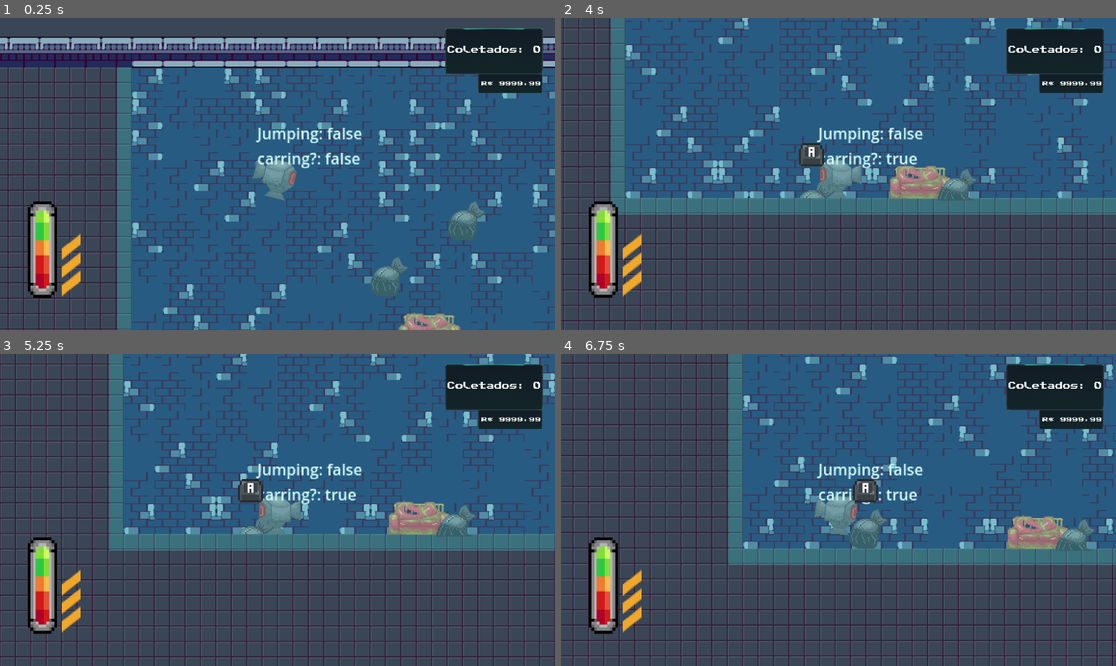
Above: before the commit, frames 1-4 (two rows, left to right).
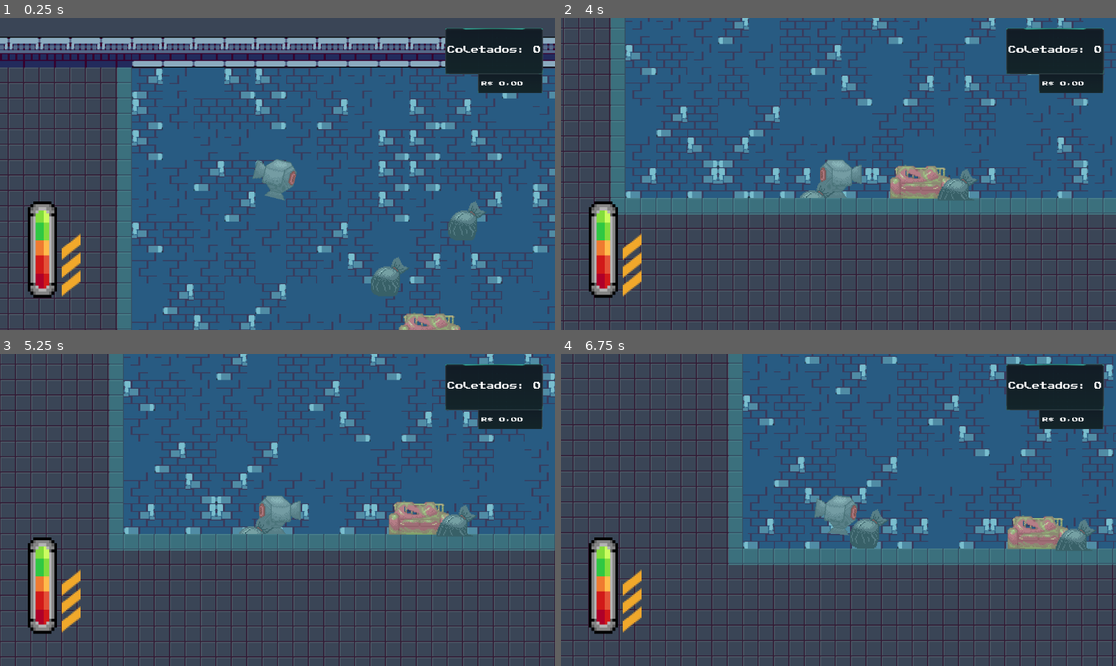
Above: after the commit, the same moments.

Repository: Jaete/Cleangoon
Game: Godot game, scene res://TSCN/Levels/tutorial_level.tscn
Two runs of this game, one before a commit and one after it. Both use one fixed random seed, a clock stepped at 60 frames per second and the inputs below.
Inputs:
- Up to frame 1 (0.25 s): no input
- Up to frame 2 (4 s): tap Enter at 0.5 s; hold Right (Move_Right) 0.53-1.28 s; tap A (Interact) at 0.6, 1.55, 2.1, 3.05, 3.6 s; hold Left (Move_Left) 1.28-2.03 s; tap Shift (Boost) at 1.35 s; hold Right (Move_Right) 2.03-3.53 s; tap Space (Rise) at 2.85, 3.5 s; hold Left (Move_Left) from 3.53 s (still down)
- Up to frame 3 (5.25 s): keep holding Left (Move_Left); tap Shift (Boost) at 4.35 s; tap A (Interact) at 4.55, 5.1 s
- Up to frame 4 (6.75 s): release Left (Move_Left) at 5.78 s; hold Right (Move_Right) from 5.78 s (still down); tap Space (Rise) at 5.85 s; tap A (Interact) at 6.05, 6.6 s; tap Enter at 6.5 s

The runs differ from the first frame. In frame 1, 0.8% of the frame differs, in the area x 46-98%, y 20-49%; in frame 2, 1.0%, in the area x 42-98%, y 20-49%; in frame 3, 1.0%; in frame 4, 1.0%.
Error before the commit: Cannot call method 'set_name' on a null value. (res://Scripts/TrashCollector/TrashCollector.gd:56)
Error after the commit: Cannot call method 'set_name' on a null value. (res://Scripts/TrashCollector/TrashCollector.gd:66)

Commit message:
finish core trash system

Diff:
--- a/Resources/PlayerData/PlayerData.gd
+++ b/Resources/PlayerData/PlayerData.gd
@@ -12,7 +12,8 @@
 var trash_collected: int = 0
 var current_upgrades: Array[int] = []
 
-func add_money():
+func add_money(quantity: int):
+	money += quantity
 	pass
 
 func remove_money(quantity: int):
--- a/Scripts/Player/Player.gd
+++ b/Scripts/Player/Player.gd
@@ -3,6 +3,7 @@
 
 signal player_grabbed_trash()
 signal player_released_trash()
+signal player_delivered_trash()
 
 @export_category("Physics Movement")
 @export var physics: PlayerPhysics
@@ -16,6 +17,7 @@
 
 var carrying_trash: bool = false
 var trash_carried: Trash
+var about_to_deliver: bool
 
 func _ready():
 	mass = 0.5
@@ -24,17 +26,27 @@
 func _physics_process(delta):
 	controller.get_input()
 	animation.check_direction(self, sprite)
-	physics.move(self, controller.is_boosting, controller.horizonal_movement, controller.vertical_movement)
+	handle_physics()
+	rotate_player()
+	check_for_actions()
+	pass
+
+func rotate_player():
 	if controller.vertical_movement < 0:
 		animation.rise(sprite)
 	elif controller.vertical_movement > 0 && linear_velocity.y > 0:
 		animation.fall(sprite)
 	else:
 		animation.align(sprite)
+
+func handle_physics():
+	physics.move(self, controller.is_boosting, controller.horizonal_movement, controller.vertical_movement)
 	if controller.is_stopped() && abs(linear_velocity.x) >= 0.1 && get_contact_count() > 0:
 		sleeping = true
 	else:
 		sleeping = false
+
+func check_for_actions():
 	if controller.input_action == controller.GRAB && carrying_trash:
 		carrying_trash = false
 		player_released_trash.emit(trash_carried)
@@ -42,8 +54,8 @@
 		player_grabbed_trash.emit()
 		carrying_trash = true
 		controller.get_input()
-
-	pass
+	if about_to_deliver && controller.input_action == controller.GRAB:
+		player_delivered_trash.emit(self)
 
 func _process(delta):
 	pass
--- a/Scripts/Trash/Trash.gd
+++ b/Scripts/Trash/Trash.gd
@@ -30,6 +30,9 @@
 		else:
 			global_position.x += 28
 		global_position.y += 28
+		var button: Sprite2D = get_node("UI_Interact_Button")
+		if button != null:
+			button.set_visible(false)
 
 func _on_body_entered(body):
 	if body is TileMap:
--- a/Scripts/TrashCollector/TrashCollector.gd
+++ b/Scripts/TrashCollector/TrashCollector.gd
@@ -1,7 +1,5 @@
-class_name TrashCollector
+class_name TrashManager
 extends Node
-
-signal player_released_trash()
 
 @onready var ui: CanvasLayer = get_node("/root/Ui")
 @onready var player: Player = get_node("/root/Player_")
@@ -14,9 +12,12 @@
 var button_ui: Sprite2D
 var control: Control
 
+var collected_trash_on_level: int = 0
+
 func _ready():
 	player.player_grabbed_trash.connect(grab_trash)
 	player.player_released_trash.connect(release_trash)
+	player.player_delivered_trash.connect(deliver_trash)
 	trashes_nodes = get_tree().get_nodes_in_group("Trash")
 	for trash in trashes_nodes:
 		current_trash_active = trash
@@ -25,7 +26,13 @@
 		current_trash_active.player_dropped_trash.connect(release_trash)
 	current_trash_active = null
 	control = ui.get_child(0)
+	set_deliver_point()
 	pass
+
+func set_deliver_point():
+	var deliver_point: DeliverPoint = get_node("/root/Level/DeliverPoint")
+	deliver_point.player_entered_point.connect(set_possible_delivery)
+	deliver_point.player_left_point.connect(set_possible_delivery)
 
 func start_interaction_ui(trash: Trash):
 	if current_trash_active == null:
@@ -50,7 +57,10 @@
 			interactable_trashes.clear()
 			show_ui(current_trash_active)
 	else:
+		if is_instance_valid(button_ui):
+			button_ui.queue_free()
 		interactable_trashes.erase(trash)
+	pass
 
 func grab_trash():
 	current_trash_active.set_name("Grabbed_Trash")
@@ -70,5 +80,19 @@
 	trash.call_deferred("reparent", level)
 	pass
 
-func _process(delta):
+func set_possible_delivery(player: Player, action: String):
+	if player.carrying_trash && action == "Entering":
+		button_ui = pick_trash_button.instantiate()
+		player.add_child(button_ui)
+		button_ui.global_position.y -= 48
+		player.about_to_deliver = true
+	elif action == "Leaving":
+		player.about_to_deliver = false
+		player.get_node("UI_Interact_Button").queue_free()
 	pass
+
+func deliver_trash(player: Player):
+	player.data.money += player.trash_carried.trash_data.reward_money
+	player.trash_carried.queue_free()
+	collected_trash_on_level += 1
+	player.about_to_deliver = false
--- /dev/null
+++ b/Scripts/TrashCollector/deliver_pont.gd
@@ -0,0 +1,20 @@
+class_name DeliverPoint
+extends Node2D
+
+signal player_entered_point()
+signal player_left_point()
+
+func _on_range_body_entered(body):
+	if body is Player:
+		var player: Player = body
+		if player.carrying_trash:
+			player_entered_point.emit(player, "Entering")
+	pass
+
+
+func _on_range_body_exited(body):
+	if body is Player:
+		var player: Player = body
+		if player.carrying_trash:
+			player_entered_point.emit(player, "Leaving")
+	pass
--- /dev/null
+++ b/Scripts/UI/Money.gd
@@ -0,0 +1,8 @@
+class_name UIMoney
+extends Label
+
+@onready var player: Player = get_node("/root/Player_")
+
+func _process(delta):
+
+	set_text(str("R$ ", player.data.money, ",00"))
--- /dev/null
+++ b/Scripts/UI/TrashCounter.gd
@@ -0,0 +1,7 @@
+class_name TrashCounter
+extends Label
+
+@onready var trash_manager: TrashManager = get_node("/root/GarbageManager")
+
+func _process(delta):
+	set_text(str("Coletados: ", trash_manager.collected_trash_on_level))
--- /dev/null
+++ b/TSCN/Entities/deliver_pont.tscn
@@ -0,0 +1,18 @@
+[gd_scene load_steps=3 format=3 uid="uid://utivs6e57b53"]
+
+[ext_resource type="Script" path="res://Scripts/TrashCollector/deliver_pont.gd" id="1_rwljn"]
+
+[sub_resource type="CircleShape2D" id="CircleShape2D_gj1og"]
+radius = 50.0
+
+[node name="DeliverPoint" type="Node2D"]
+script = ExtResource("1_rwljn")
+
+[node name="Range" type="Area2D" parent="."]
+
+[node name="CollisionShape2D" type="CollisionShape2D" parent="Range"]
+shape = SubResource("CircleShape2D_gj1og")
+debug_color = Color(0, 0.639216, 0.368627, 0.419608)
+
+[connection signal="body_entered" from="Range" to="." method="_on_range_body_entered"]
+[connection signal="body_exited" from="Range" to="." method="_on_range_body_exited"]
--- a/TSCN/Entities/player.tscn
+++ b/TSCN/Entities/player.tscn
@@ -6,6 +6,7 @@
 [ext_resource type="Script" path="res://Scripts/DEBUG/Label.gd" id="3_asste"]
 [ext_resource type="Resource" uid="uid://3bcj6bpysgo7" path="res://Resources/PlayerController/PlayerController.tres" id="3_vg3af"]
 [ext_resource type="Resource" uid="uid://bjvg66l47ddex" path="res://Resources/AnimationHelper/AnimationHelper.tres" id="4_rrypg"]
+[ext_resource type="Resource" uid="uid://cg5bhkxvsmw8h" path="res://Resources/PlayerData/PlayerData.tres" id="5_74pwt"]
 
 [sub_resource type="PhysicsMaterial" id="PhysicsMaterial_k4xc7"]
 friction = 0.5
@@ -24,6 +25,7 @@
 controller = ExtResource("3_vg3af")
 animation = ExtResource("4_rrypg")
 sprite = NodePath("Sprite2D")
+data = ExtResource("5_74pwt")
 
 [node name="BodyShape" type="CollisionShape2D" parent="."]
 position = Vector2(1, 5)
@@ -35,6 +37,7 @@
 offset = Vector2(0, 0.905)
 
 [node name="Debug" type="Control" parent="."]
+visible = false
 layout_mode = 3
 anchors_preset = 0
 offset_left = -21.0
--- a/TSCN/Entities/ui.tscn
+++ b/TSCN/Entities/ui.tscn
@@ -1,9 +1,11 @@
-[gd_scene load_steps=5 format=3 uid="uid://d3kxbhkefjdle"]
+[gd_scene load_steps=7 format=3 uid="uid://d3kxbhkefjdle"]
 
 [ext_resource type="PackedScene" uid="uid://d080a52g4sov1" path="res://TSCN/Entities/health_bar.tscn" id="1_8p76d"]
 [ext_resource type="Texture2D" uid="uid://bmsmenlkchl6l" path="res://Assets/UI/Ind_Stamina_pip.png" id="2_ng0c3"]
 [ext_resource type="Texture2D" uid="uid://dbrqr2s8uc21j" path="res://Assets/UI/MainPanel03.png" id="3_cpx5k"]
 [ext_resource type="FontFile" uid="uid://b274miqgbr5yc" path="res://Assets/Fonts/PublicPixel.ttf" id="4_kx2gd"]
+[ext_resource type="Script" path="res://Scripts/UI/TrashCounter.gd" id="5_0iit3"]
+[ext_resource type="Script" path="res://Scripts/UI/Money.gd" id="5_hg21p"]
 
 [node name="CanvasLayer" type="CanvasLayer"]
 
@@ -80,6 +82,7 @@
 theme_override_fonts/font = ExtResource("4_kx2gd")
 theme_override_font_sizes/font_size = 28
 text = "R$ 9999,99"
+script = ExtResource("5_hg21p")
 metadata/_edit_use_anchors_ = true
 
 [node name="LevelProgress" type="Sprite2D" parent="Control/Counters"]
@@ -95,3 +98,4 @@
 theme_override_fonts/font = ExtResource("4_kx2gd")
 theme_override_font_sizes/font_size = 24
 text = "Coletados: 0"
+script = ExtResource("5_0iit3")
--- a/TSCN/Levels/tutorial_level.tscn
+++ b/TSCN/Levels/tutorial_level.tscn
@@ -1,7 +1,8 @@
-[gd_scene load_steps=8 format=3 uid="uid://dnamtpdl1nyu4"]
+[gd_scene load_steps=9 format=3 uid="uid://dnamtpdl1nyu4"]
 
 [ext_resource type="TileSet" uid="uid://ba4ch2yqukfhj" path="res://Assets/Tilesets/tutorial_level.tres" id="1_n7irr"]
 [ext_resource type="Script" path="res://Scripts/Player/MainCamera.gd" id="4_kv8ak"]
+[ext_resource type="PackedScene" uid="uid://utivs6e57b53" path="res://TSCN/Entities/deliver_pont.tscn" id="6_faido"]
 [ext_resource type="PackedScene" uid="uid://ctv4ao3whr30o" path="res://TSCN/Entities/trash.tscn" id="7_45d0x"]
 [ext_resource type="Resource" uid="uid://cd248grsux1qa" path="res://Resources/TrashData/Data/common.tres" id="8_dae1t"]
 [ext_resource type="Resource" uid="uid://dltl8cfw7kwhb" path="res://Resources/TrashData/Data/heavy.tres" id="9_4ltoc"]
@@ -62,3 +63,6 @@
 [node name="Trash3" parent="." instance=ExtResource("7_45d0x")]
 position = Vector2(533, 265)
 trash_data = ExtResource("9_4ltoc")
+
+[node name="DeliverPoint" parent="." instance=ExtResource("6_faido")]
+position = Vector2(589, 0)
--- a/project.godot
+++ b/project.godot
@@ -17,7 +17,7 @@
 [autoload]
 
 Ui="*res://TSCN/Entities/ui.tscn"
-TrashManager="*res://TSCN/Entities/trash_collector.tscn"
+GarbageManager="*res://TSCN/Entities/trash_collector.tscn"
 Player_="*res://TSCN/Entities/player.tscn"
 
 [input]
Not shown: 1 places in TSCN/Entities/player.tscn that only renumber resources
Not shown: 1 places in TSCN/Entities/trash_collector.tscn that only renumber resources
